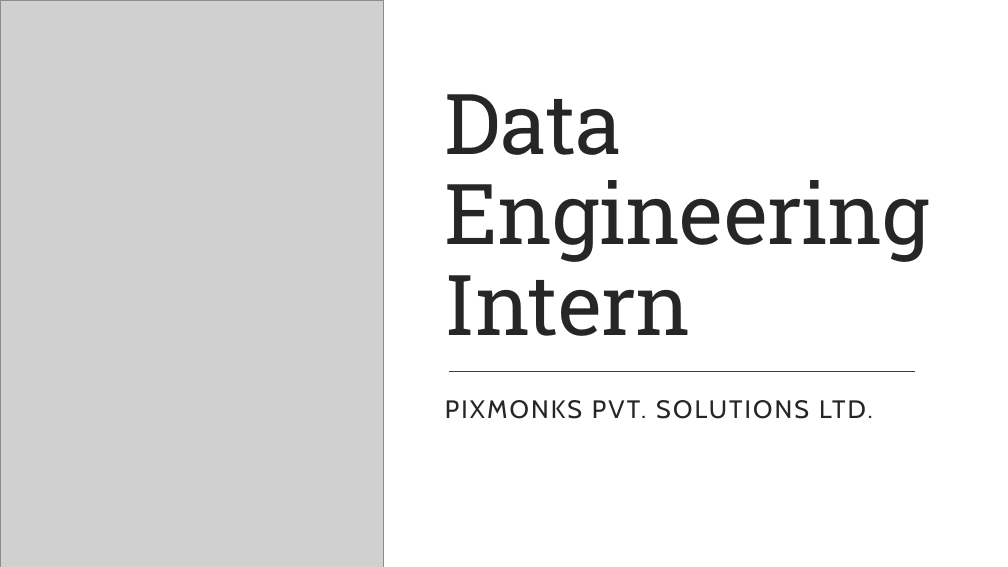
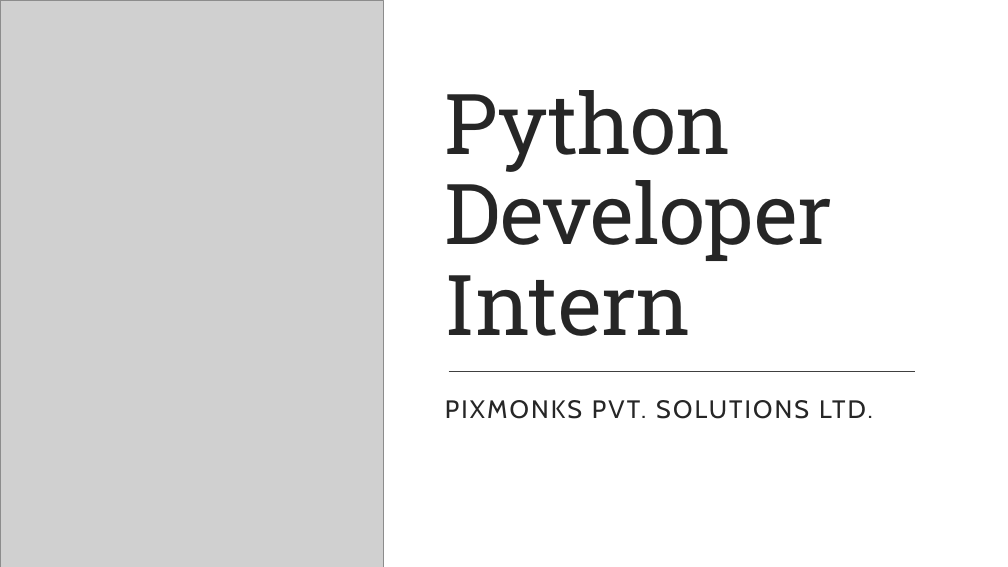
Before and after one commit to Aravi-2911/pimerce_data_engineer, a slide deck: slide 1 of PIMERCE.pptm. Drawn at 1008x567 pixels with LibreOffice and Linux fonts; fonts in the diff are those of the drawing; grey boxes stand for pictures. Boxes give left, top, right and bottom in pixels: in the first picture for what was removed or moved away, otherwise in the second. Text is boxed around its words. In the diff, an @@ line names an element or a change of style, - is before the commit and + after.

```diff
--- a/PIMERCE.pptm
+++ b/PIMERCE.pptm
@@ title at (x1=445, y1=90, x2=832, y2=336): text changed @@
-Data Engineering Intern
+Python Developer
+Intern
```
Also in this commit, not shown: 1 other slide changed.
